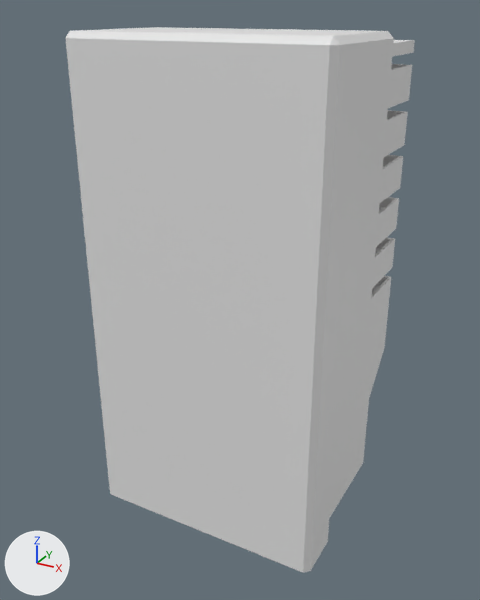
Before and after pictures for a commit that changed the Blender file Godot/low-effort-game-jam/Ressources/3d/ENVIRONMENT/batiments/batiment1.blend.
Camera for both pictures: a camera (50 mm lens) standing at (26.6, -51.5, 44.6) and looking at (-0.8, -1.8, 19.7). Lighting does not change. The marker at lower left points along +X, +Y and +Z. The picture after the commit comes second.
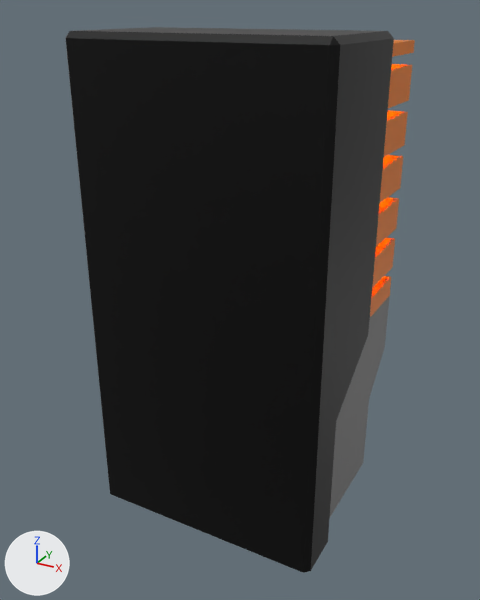
Where the change shows, as pixel boxes (x1, y1, x2, y2) in the pictures (480 x 600 px):
'Cube.001', recoloured (white to black): (65, 27, 394, 573) in both
'Cube', recoloured (white to grey): (330, 296, 390, 517) in both
part 1 of me_cube_003, recoloured (white to orange): (370, 40, 415, 317) in both

What changed in the scene script:
```text
Add mat_material_003:
    mat_material_003 = principled_material('Material.003')
    mat_material_003.base_color = (0.8, 0.65, 0.0)  # yellow #e7d300
    mat_material_003.emission_color = (1.0, 0.326, 0.00721)  # orange #ff9b14
    mat_material_003.emission_strength = 10.0
Add mat_material_002:
    mat_material_002 = principled_material('Material.002')
    mat_material_002.base_color = (0.8, 0.192, 0.0)  # orange #e77900
Add mat_material_001:
    mat_material_001 = principled_material('Material.001')
    mat_material_001.base_color = (0.00399, 0.00399, 0.00399)  # black #0d0d0d
    mat_material_001.metallic = 0.5
    mat_material_001.roughness = 0.4
Add mat_material:
    mat_material = principled_material('Material')
    mat_material.base_color = (0.165, 0.165, 0.165)  # grey #717171
Change me_cube_001:
    where me_cube_001.from_pydata(...)  # 28 vertices, 26 faces; spans x -10.0..10.0, y -10.0..10.0, z 0.0..18.0
    add me_cube_001.materials.append(mat_material)  # grey #717171
Change me_cube_002:
    where me_cube_002.from_pydata(...)  # 36 vertices, 34 faces; spans x -11.0..11.0, y -1.0..11.0, z -40.0..3.0
    add me_cube_002.materials.append(mat_material_001)  # black #0d0d0d
Change me_cube_003:
    where me_cube_003.from_pydata(...)  # 196 vertices, 194 faces; spans x -10.0..10.0, y -10.0..10.0, z 0.0..24.0
    used by ob_cube_002; location = (0.0, 0.0, 18.0)
    me_cube_003 part 1: 86 of the faces centred in x 0.0..10.0, y 0.0..10.0, z 0.0..24.0 switch from no material to mat_material_002 (orange #e77900)
    add me_cube_003.materials.append(mat_material_003)  # yellow #e7d300, glowing orange #ff9b14
```
